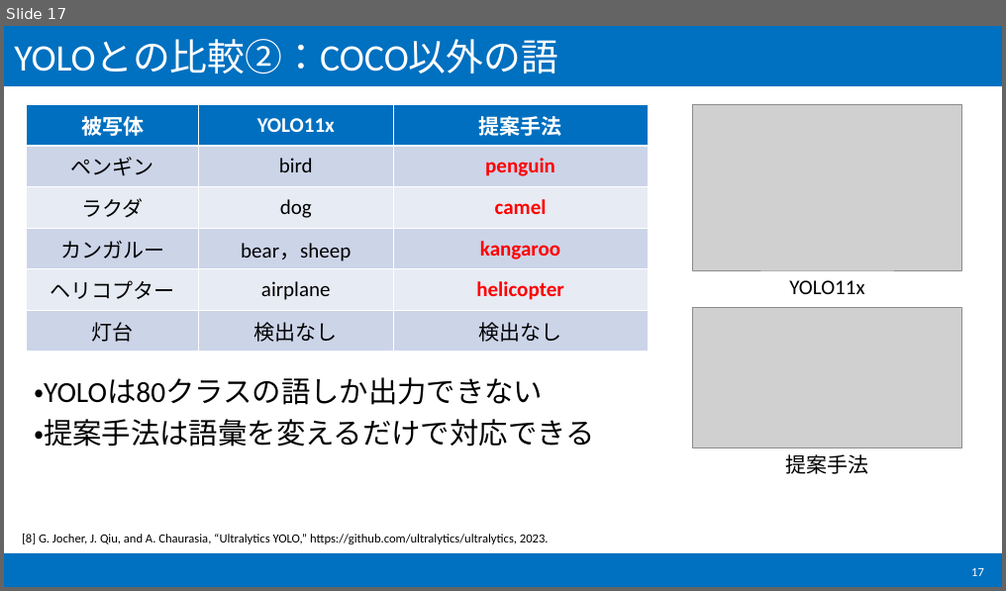
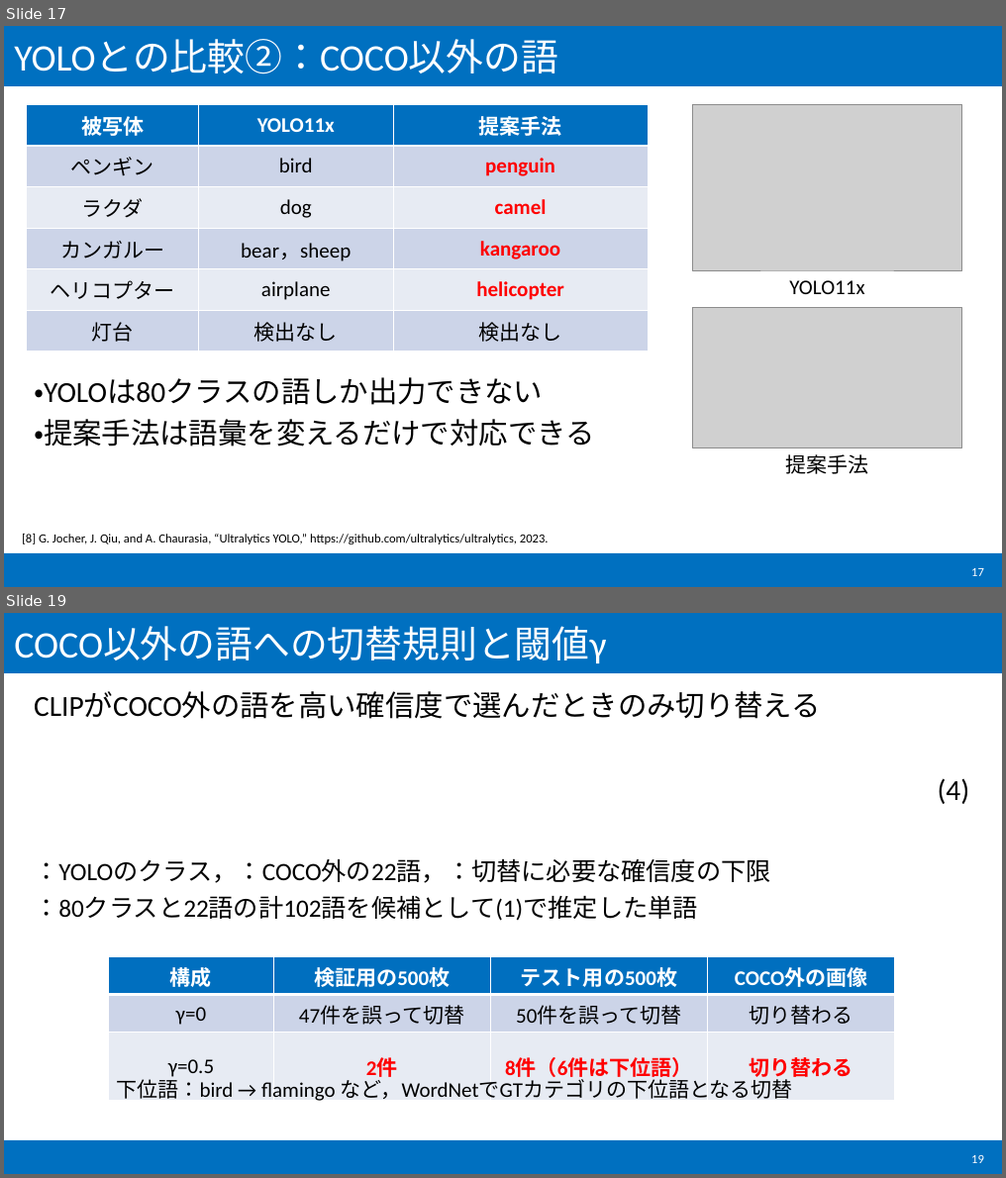
Before and after one commit to Arcazyteez/Adjustable-GranularityObjectAnnotation, a slide deck: slides_object_annotation.pptx. Shown one above the other, each under a label of ours: slide 17 before the commit, slides 17 and 19 after it; the slides between them are not shown. The pictures are 1006x591 and 1006x1178 pixels, drawn with LibreOffice and Linux fonts; fonts in the diff are those of the drawing; grey boxes stand for pictures. Boxes give left, top, right and bottom in pixels: in the first picture for what was removed or moved away, otherwise in the second. Text is boxed around its words. In the diff, an @@ line names an element or a change of style, - is before the commit and + after.

```diff
--- a/slides_object_annotation.pptx
+++ b/slides_object_annotation.pptx
@@ slide 19 added at (4,613,1002,1174), background #FFFFFF; not listed: 2 template elements that a slide beside it also shows @@
@@ title added at (14,626,606,663), 36 pt, text #FFFFFF @@
+COCO以外の語への切替規則と閾値γ
@@ text added at (34,692,821,719), 28 pt, text #000000 @@
+CLIPがCOCO外の語を高い確信度で選んだときのみ切り替える
@@ text added at (938,778,970,804), 28 pt, text #000000 @@
+(4)
@@ text added at (34,859,771,921), 24 pt, text #000000 @@
+：YOLOのクラス，：COCO外の22語，：切替に必要な確信度の下限
+：80クラスと22語の計102語を候補として(1)で推定した単語
@@ table added at (109,958,895,1085), 3 rows, 4 columns @@
+構成 | 検証用の500枚 | テスト用の500枚 | COCO外の画像
+γ=0 | 47件を誤って切替 | 50件を誤って切替 | 切り替わる
+γ=0.5 | 2件 | 8件（6件は下位語） | 切り替わる
@@ text added at (116,1076,793,1101), 20 pt, text #000000 @@
+下位語：bird → flamingo など，WordNetでGTカテゴリの下位語となる切替
@@ page number added at (971,1156,984,1163), 12 pt, text #FFFFFF @@
+19
```
Also in this commit, not shown: 1 slide changed, 7 other slides added, 56 other files.
